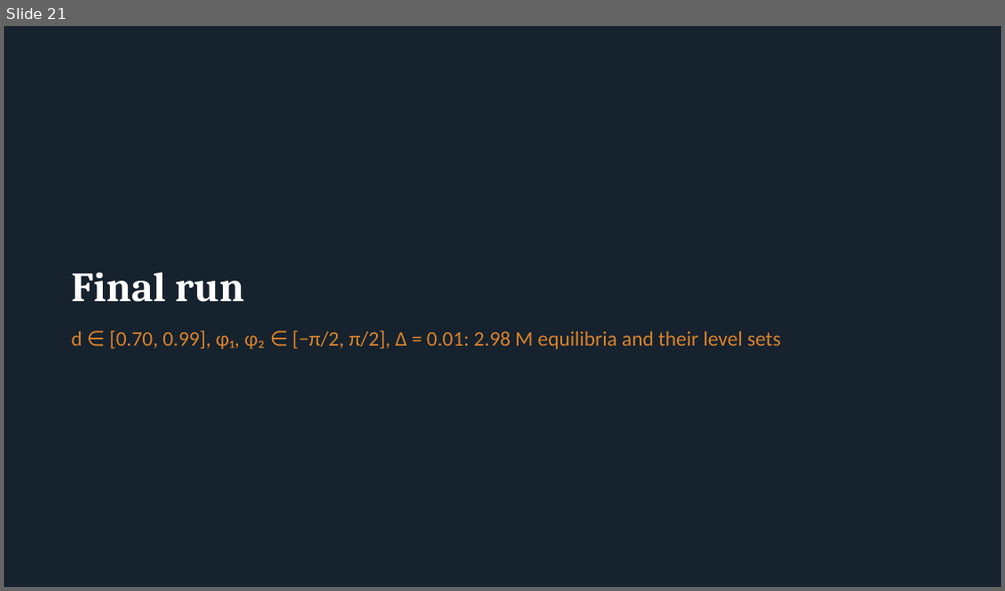
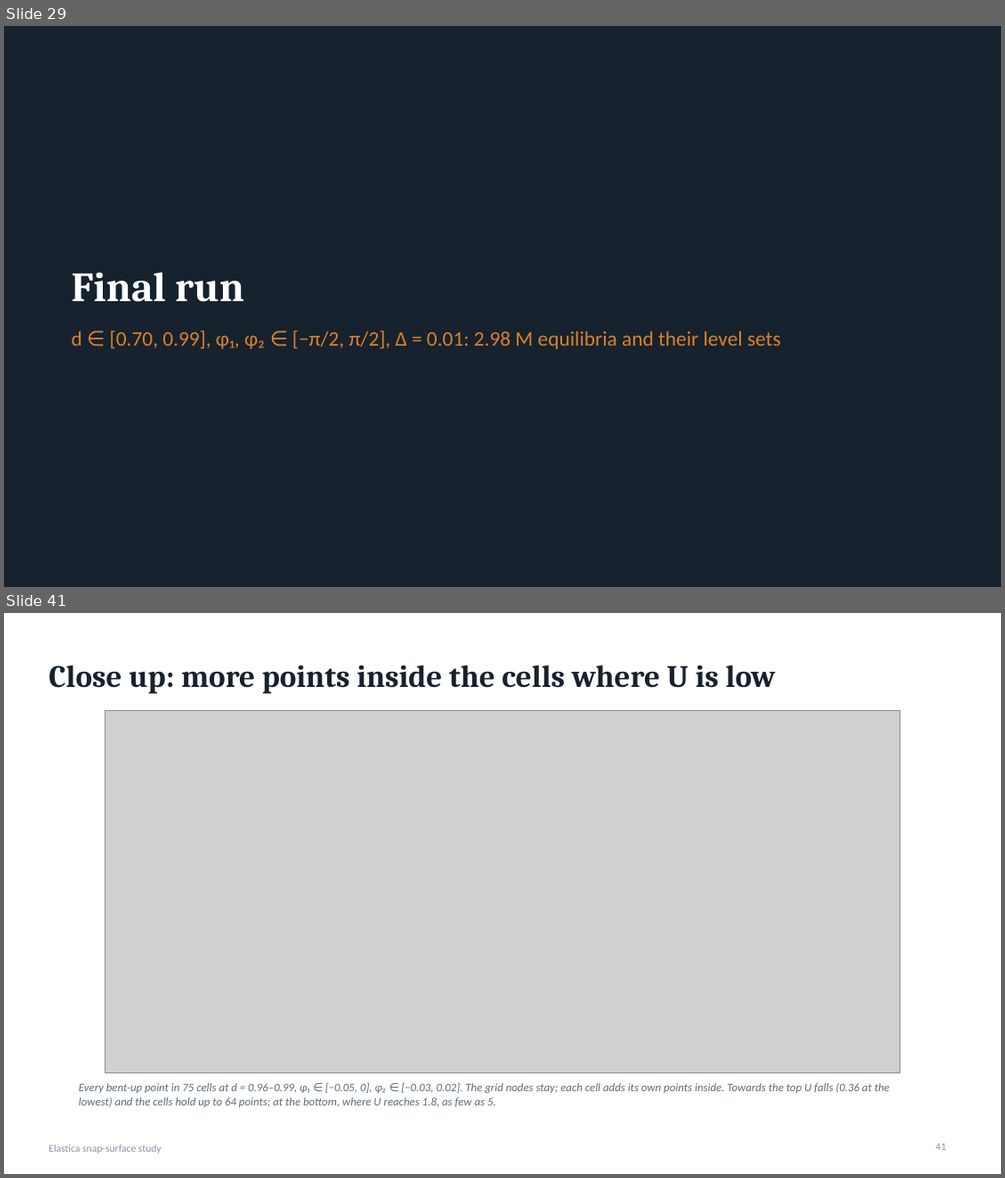
Before and after one commit to grraxx/elastica, a slide deck: presentation/elastica_snap_surface.pptx. Shown one above the other, each under a label of ours: slide 21 before the commit, slides 29 and 41 after it; the slides between them are not shown. The pictures are 1005x591 and 1005x1178 pixels, drawn with LibreOffice and Linux fonts; fonts in the diff are those of the drawing; grey boxes stand for pictures. Boxes give left, top, right and bottom in pixels: in the first picture for what was removed or moved away, otherwise in the second. Text is boxed around its words. In the diff, an @@ line names an element or a change of style, - is before the commit and + after.

```diff
--- a/presentation/elastica_snap_surface.pptx
+++ b/presentation/elastica_snap_surface.pptx
@@ slide 41 added at (x1=4, y1=613, x2=1001, y2=1174), background #FFFFFF @@
@@ title added at (x1=48, y1=665, x2=776, y2=694), 30 pt, text #16222E, bold @@
+Close up: more points inside the cells where U is low
@@ picture added at (x1=105, y1=710, x2=900, y2=1073) @@
@@ text added at (x1=79, y1=1082, x2=890, y2=1107), 11 pt, text #5C6B7A, italic @@
+Every bent-up point in 75 cells at d = 0.96–0.99, φ₁ ∈ [−0.05, 0], φ₂ ∈ [−0.03, 0.02]. The grid nodes stay; each cell adds its own points inside. Towards the top U falls (0.36 at the lowest) and the cells hold up to 64 points; at the bottom, where U reaches 1.8, as few as 5.
@@ text added at (x1=48, y1=1144, x2=162, y2=1153), 10 pt, text #8A96A3 @@
+Elastica snap-surface study
@@ page number added at (x1=936, y1=1143, x2=947, y2=1150), 10 pt, text #8A96A3 @@
+41
@@ what was slide 21 is now slide 29 @@
```
Also in this commit, not shown: 5 slides changed, 14 other slides added, 50 other files.
